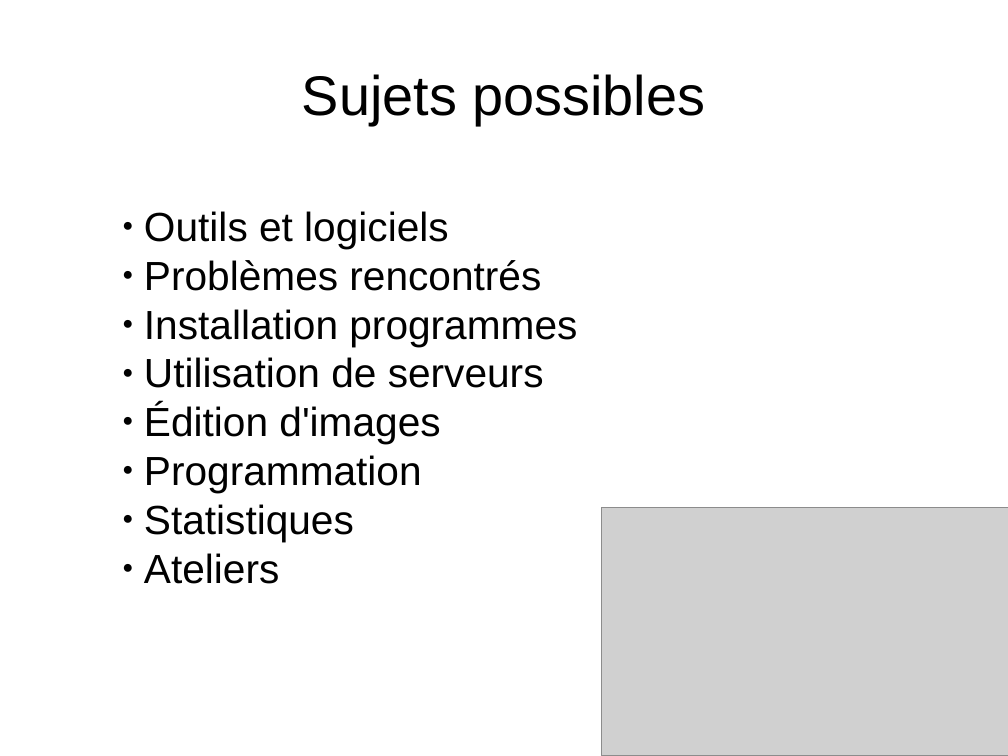
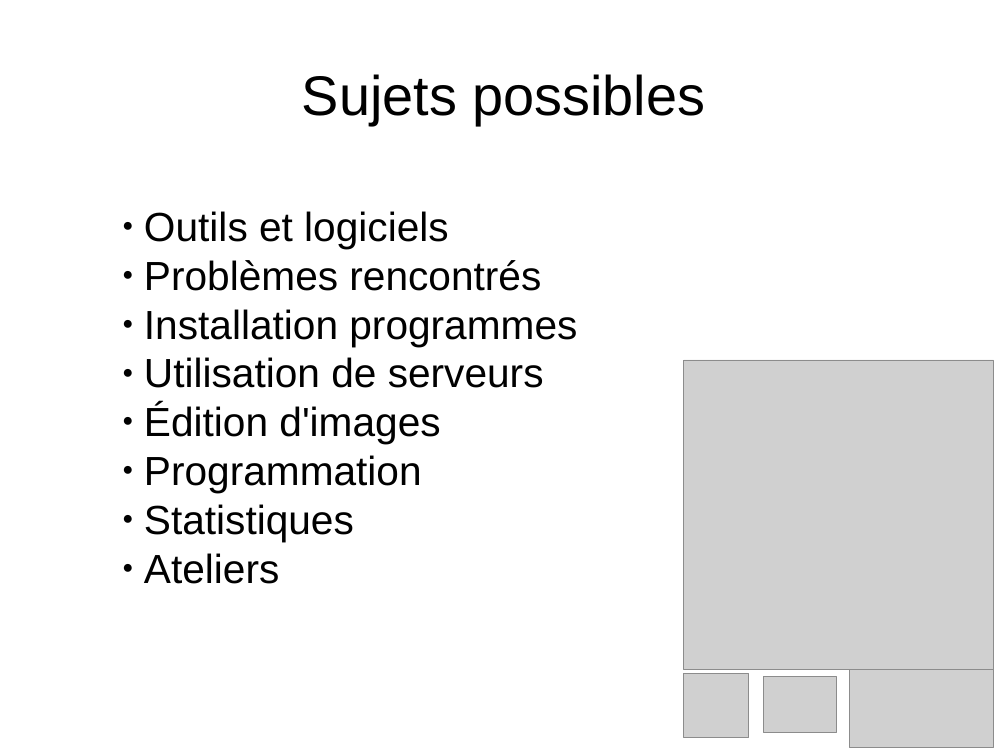
Before and after one commit to enormandeau/club_bioinfo_ibis, a slide deck: slide 5 of 01_presentations/01_presentation_club_interlab_ibis/presentation.odp. Drawn at 1008x756 pixels with LibreOffice and Linux fonts; fonts in the diff are those of the drawing; grey boxes stand for pictures; background and template pictures are left out. Boxes give left, top, right and bottom in pixels: in the first picture for what was removed or moved away, otherwise in the second. Text is boxed around its words. In the diff, an @@ line names an element or a change of style, - is before the commit and + after.

```diff
--- a/01_presentations/01_presentation_club_interlab_ibis/presentation.odp
+++ b/01_presentations/01_presentation_club_interlab_ibis/presentation.odp
@@ picture: place and size @@
-picture at (601, 507, 1008, 756)
+picture at (684, 360, 994, 670)
@@ picture added at (684, 673, 749, 738) @@
@@ picture added at (764, 677, 837, 733) @@
@@ picture added at (850, 670, 993, 747) @@
```
Also in this commit, not shown: 2 other slides changed, 1 slide added, 1 slide removed.
